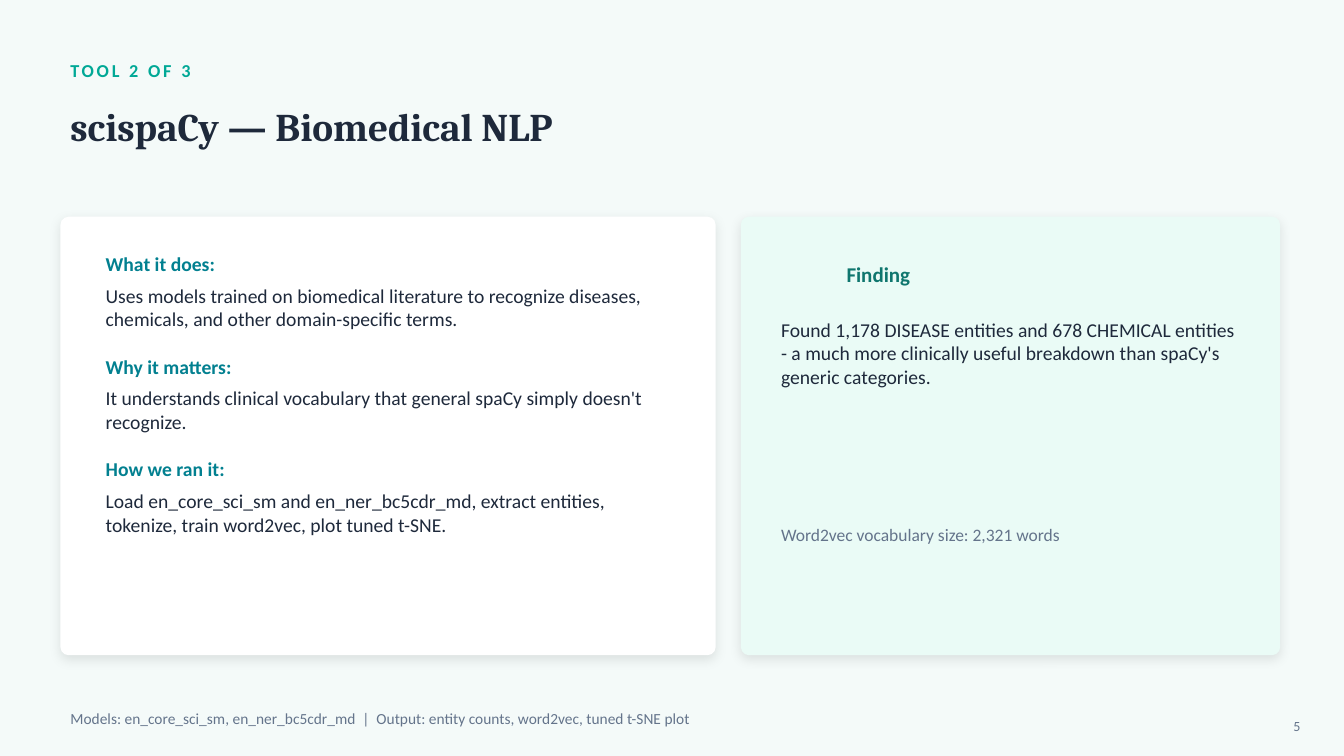
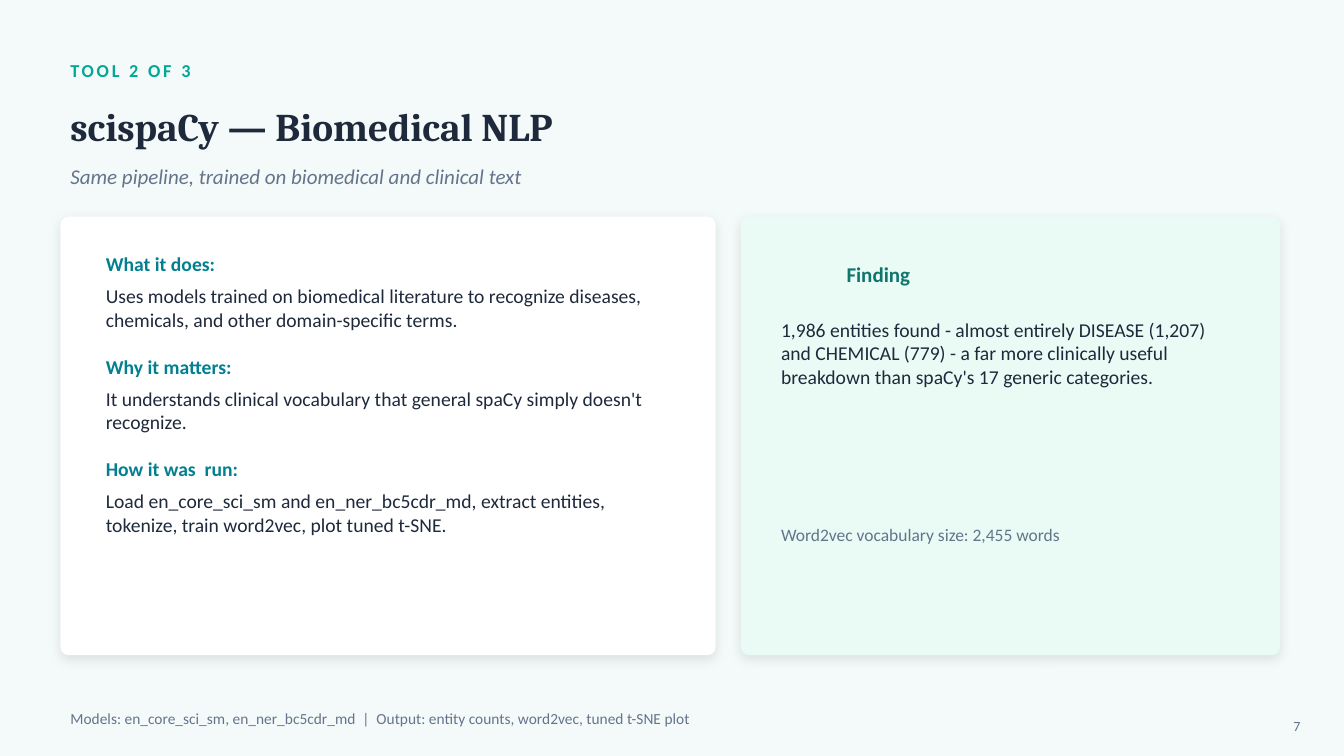
Before and after one commit to murali-github/msai-aih, a slide deck: slide 7 of MIMIC_NLP_Presentation.pptx (slide 5 before the commit). Drawn at 1344x756 pixels with LibreOffice and Linux fonts; fonts in the diff are those of the drawing. Boxes give left, top, right and bottom in pixels: in the first picture for what was removed or moved away, otherwise in the second. Text is boxed around its words. In the diff, an @@ line names an element or a change of style, - is before the commit and + after.

```diff
--- a/MIMIC_NLP_Presentation.pptx
+++ b/MIMIC_NLP_Presentation.pptx
@@ text added at (x1=70, y1=169, x2=522, y2=188), 15 pt, text #64748B, italic @@
+Same pipeline, trained on biomedical and clinical text
@@ text at (x1=781, y1=323, x2=1206, y2=388): text changed @@
-Found 1,178 DISEASE entities and 678 CHEMICAL entities - a much more clinically useful breakdown than spaCy's generic categories.
+1,986 entities found - almost entirely DISEASE (1,207) and CHEMICAL (779) - a far more clinically useful breakdown than spaCy's 17 generic categories.
@@ text at (x1=106, y1=462, x2=238, y2=476): text changed @@
-How we ran it:
+How it was run:
@@ text at (x1=781, y1=529, x2=1059, y2=544): text changed @@
-Word2vec vocabulary size: 2,321 words
+Word2vec vocabulary size: 2,455 words
@@ text at (x1=1293, y1=722, x2=1300, y2=731): text changed @@
-5
+7
```
Also in this commit, not shown: 7 other slides changed, 6 slides added, 2 other files.
